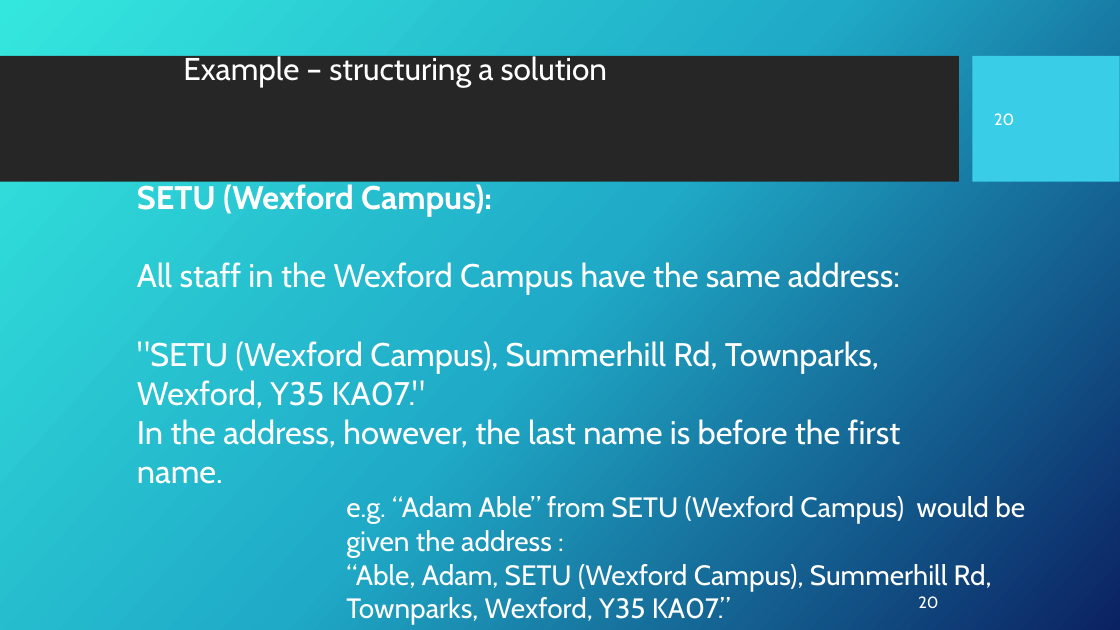
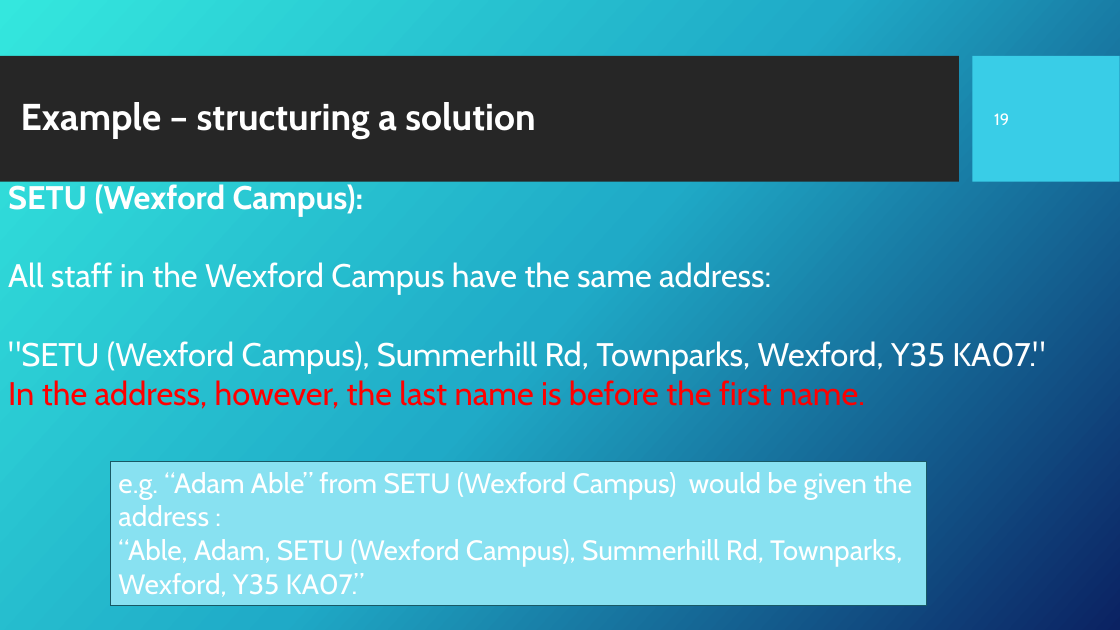
Before and after one commit to Fun-Prog-26/fun-prog-26, a slide deck: slide 20 of topic04-functions-and-lambda-calculus/unit-04a-lectures/wip/talk-3/c-first-class.pptx (slide 21 before the commit). Drawn at 1120x630 pixels with LibreOffice and Linux fonts; fonts in the diff are those of the drawing; background and template pictures are left out. Boxes give left, top, right and bottom in pixels: in the first picture for what was removed or moved away, otherwise in the second. Text is boxed around its words. In the diff, an @@ line names an element or a change of style, - is before the commit and + after.

```diff
--- a/topic04-functions-and-lambda-calculus/unit-04a-lectures/wip/talk-3/c-first-class.pptx
+++ b/topic04-functions-and-lambda-calculus/unit-04a-lectures/wip/talk-3/c-first-class.pptx
@@ title "Example – structuring a solution": place and size @@
-title "Example – structuring a solution" at <box>183,53,608,87</box>
+title "Example – structuring a solution" at <box>21,102,535,139</box>
@@ title "Example – structuring a solution" at <box>21,102,535,139</box>: size 27 to 32 pt, bold on @@
@@ page number at <box>994,113,1009,125</box>: text changed @@
-20
+19
@@ text "SETU (Wexford Campus):": place and size @@
-text "SETU (Wexford Campus):" at <box>137,184,901,484</box>
+text "SETU (Wexford Campus):" at <box>8,184,1045,409</box>
@@ text at <box>8,380,865,409</box>: text colour #FFFFFF to #FF0000 in "In the address, however, the last name ..." @@
@@ rectangle "e.g. “Adam Able” from SETU ...": place and size @@
-rectangle "e.g. “Adam Able” from SETU ..." at <box>346,496,1025,625</box>
+rectangle "e.g. “Adam Able” from SETU ..." at <box>110,461,927,606</box>
@@ rectangle "e.g. “Adam Able” from SETU ..." at <box>110,461,927,606</box>: fill none to #88E1F1; outline none to #195A65 0.75 pt @@
@@ page number removed at <box>918,596,938,608</box> @@
-20
```
Also in this commit, not shown: 26 other slides changed, 1 slide removed, 11 other files.
